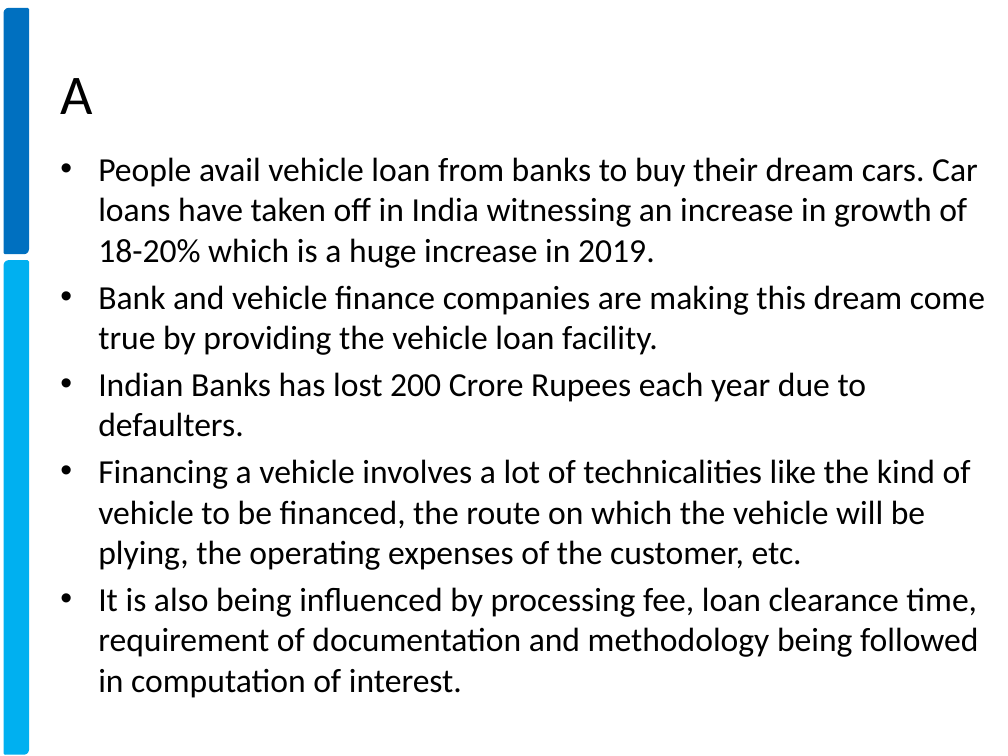
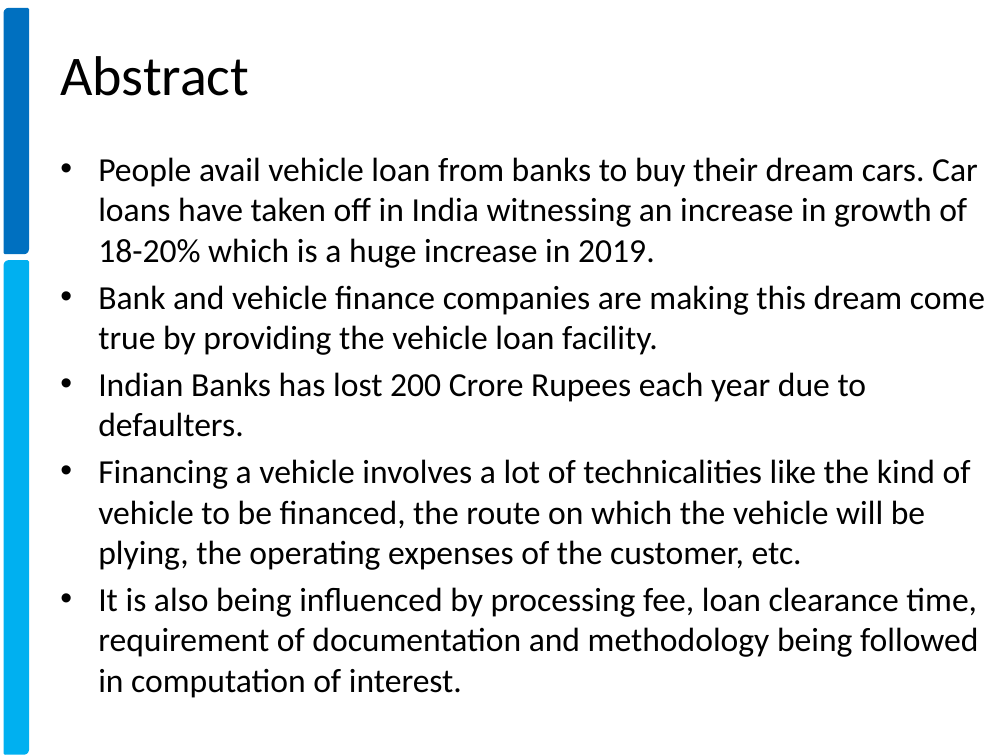
Before and after one commit to xavierigneous/Vehicle-Loan-Default-Prediction, a slide deck: slide 2 of Pravin Kumar/Vehicle Loan Default Prediction.pptx. Drawn at 1008x756 pixels with LibreOffice and Linux fonts; fonts in the diff are those of the drawing; background and template pictures are left out. Boxes give left, top, right and bottom in pixels: in the first picture for what was removed or moved away, otherwise in the second. Text is boxed around its words. In the diff, an @@ line names an element or a change of style, - is before the commit and + after.

```diff
--- a/Pravin Kumar/Vehicle Loan Default Prediction.pptx
+++ b/Pravin Kumar/Vehicle Loan Default Prediction.pptx
@@ title at [60,56,249,96]: text changed @@
-A
+Abstract
```
Also in this commit, not shown: 6 other slides changed, 2 slides added, 2 slides removed, 2 other files.
